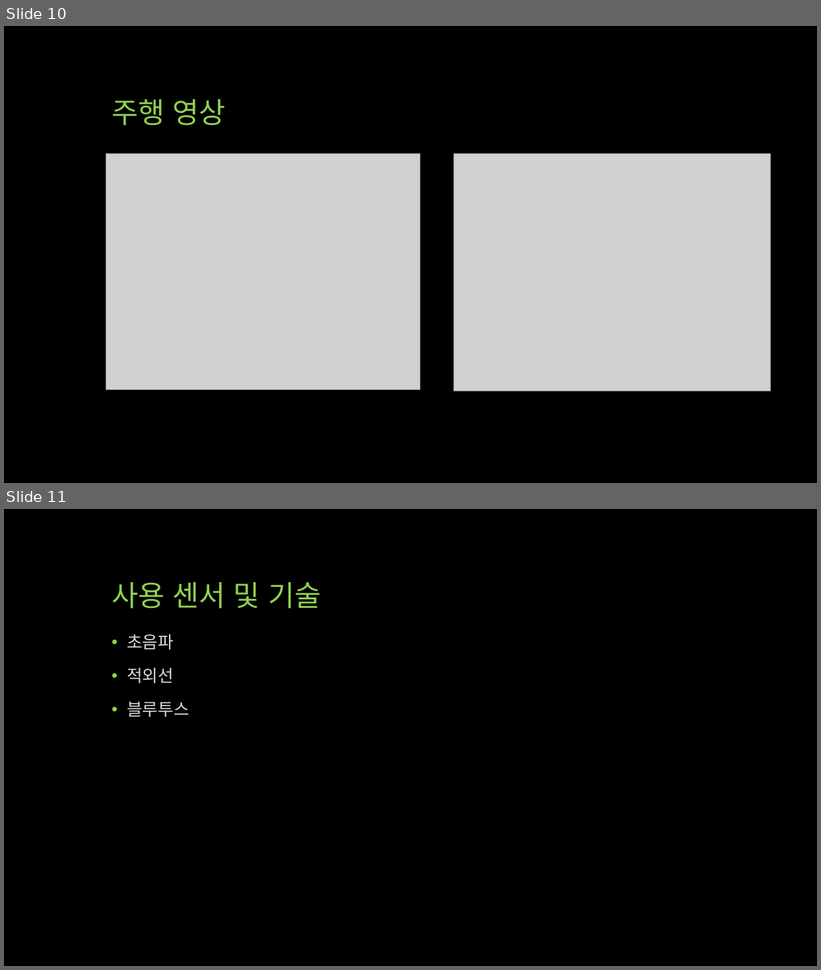
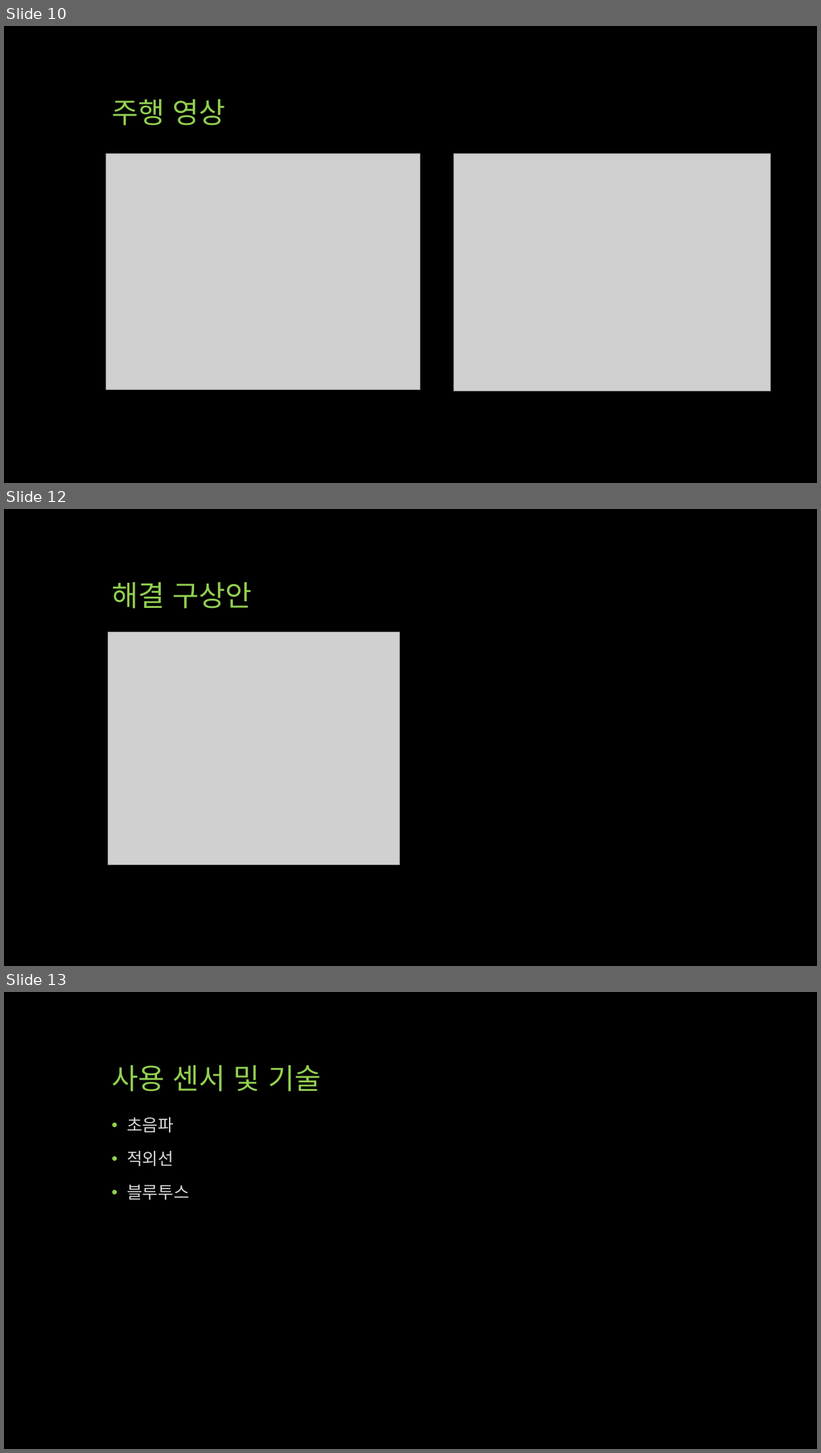
Before and after one commit to Sihan-Son/AutoPilotCar_arduino, a slide deck: docu/ppt/2017_08_06/자율 주행 자동차 프로젝트.pptx. Shown one above the other, each under a label of ours: slides 10 and 11 before the commit, slides 10, 12 and 13 after it; the slides between them are not shown. The pictures are 821x970 and 821x1453 pixels, drawn with LibreOffice and Linux fonts; fonts in the diff are those of the drawing; grey boxes stand for pictures. Boxes give left, top, right and bottom in pixels: in the first picture for what was removed or moved away, otherwise in the second. Text is boxed around its words. In the diff, an @@ line names an element or a change of style, - is before the commit and + after.

```diff
--- a/docu/ppt/2017_08_06/자율 주행 자동차 프로젝트.pptx
+++ b/docu/ppt/2017_08_06/자율 주행 자동차 프로젝트.pptx
@@ slide 12 added at box(4, 509, 817, 966), background #000000 @@
@@ title added at box(112, 582, 252, 609), 34 pt, text #92D050 @@
+해결 구상안
@@ picture added at box(108, 632, 400, 865) @@
@@ what was slide 11 is now slide 13 @@
```
Also in this commit, not shown: 1 other slide added.
